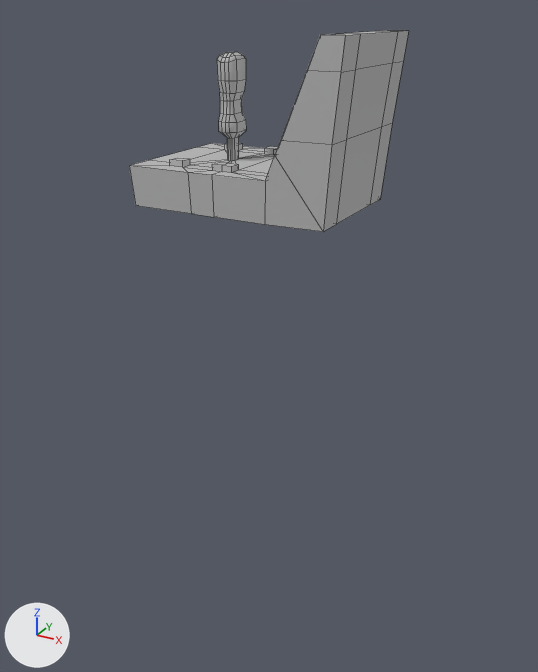
What one commit did to the FBX model Assets/Art/Environment/Ship/Furniture/Control_Stick.fbx.
Rendered twice from a 50 mm camera at (0.468, -0.797, 0.817) aimed at (0.043, -0.024, 0.431). Lighting does not change. The marker at lower left points along +X, +Y and +Z. Mesh edges are drawn as thin lines. Where no turn or scale is listed for an object, it has been applied to the vertices.

Before the edit, the objects in view are built like this:
```python
me_mesh = bpy.data.meshes.new('Mesh')
me_mesh.from_pydata(...)  # 234 vertices, 236 faces; spans x -0.111..0.162, y -0.091..0.091, z 0.597..0.794
me_mesh.materials.append(mat_lambert5)  # grey #bcbcbc
ob_polysurface262 = bpy.data.objects.new('polySurface262', me_mesh)
ob_polysurface262.location = (0.0, 0.0, 0.0)
```
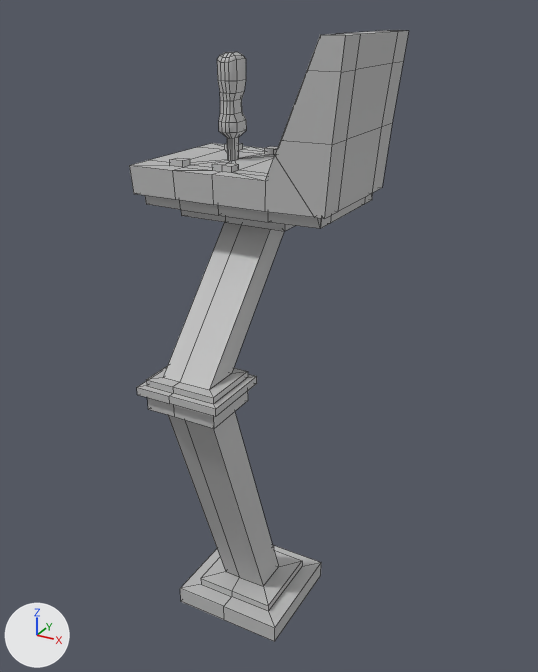
Commit message: Control sticcc

Where the newer file only moved an object's origin or applied its transform, the numbers keep the older frame.

Diff of the bpy script that builds the scene:
```diff
--- a/Assets/Art/Environment/Ship/Furniture/Control_Stick.fbx.py
+++ b/Assets/Art/Environment/Ship/Furniture/Control_Stick.fbx.py
@@ me_mesh @@
 # used by ob_polysurface262; location = (0.0, 0.0, 0.0)
-me_mesh.from_pydata(...)  # 234 vertices, 236 faces; spans x -0.111..0.162, y -0.091..0.091, z 0.597..0.794
+me_mesh.from_pydata(...)  # 363 vertices, 363 faces; spans x -0.111..0.162, y -0.192..0.091, z 0.0..0.794
+# me_mesh part 1
+# 6 vertices are removed from x -0.107..0.142, y -0.089..0.089, z 0.597
+# 21 faces are deleted
+# 16 vertices move from x -0.107..0.142, y -0.091..0.091, z 0.597..0.646 to x -0.108..0.144, y -0.091..0.091, z 0.612..0.646
+# 77 vertices are added at x -0.108..0.144, y -0.192..0.09, z 0.0..0.613
+# 12 new vertices lie (0.054, 0.0, 0.0) away from vertices in x -0.045..0.005, y -0.184..0.031, z 0.026..0.42
+# 8 new vertices lie (-0.039, 0.0, 0.0) away from vertices in x 0.005, y -0.184..-0.107, z 0.381..0.42
+# 10 new vertices lie (-0.025, 0.0, 0.0) away from vertices in x 0.005, y -0.17..0.024, z 0.036..0.585
+# 10 new vertices lie (0.04, 0.0, 0.0) away from vertices in x 0.005, y -0.17..0.024, z 0.036..0.585
+# 6 new vertices lie (0.0, 0.0, 0.026) away from vertices in x -0.067..0.093, y -0.1..0.054, z 0.0
+# 6 new vertices lie (0.0, 0.0, 0.012) away from vertices in x -0.059..0.084, y -0.063..0.063, z 0.585
+# 6 new vertices lie (0.0, 0.0, 0.01) away from vertices in x -0.042..0.067, y -0.192..-0.099, z 0.402
+# 148 new faces join them
 me_mesh.materials.append(mat_lambert5)
```

Changed parts and their boxes (x1, y1, x2, y2) in the pictures (538 x 672 px):
'polySurface262', reshaped (201% taller)
    before: (129, 30, 409, 232)
    after: (129, 30, 409, 641)
part 1 of me_mesh, built on
    before: (133, 146, 382, 232)
    after: (133, 146, 382, 641)
